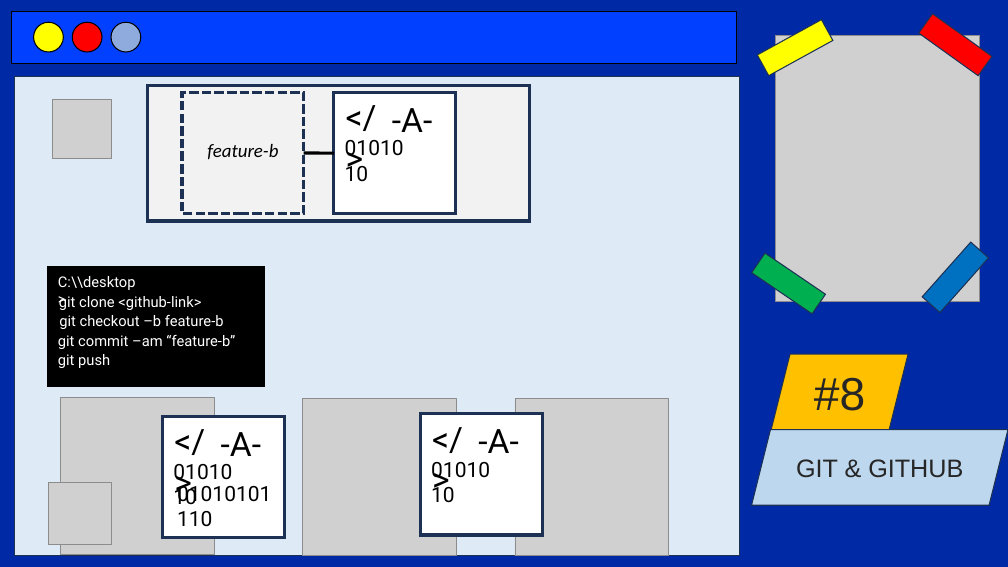
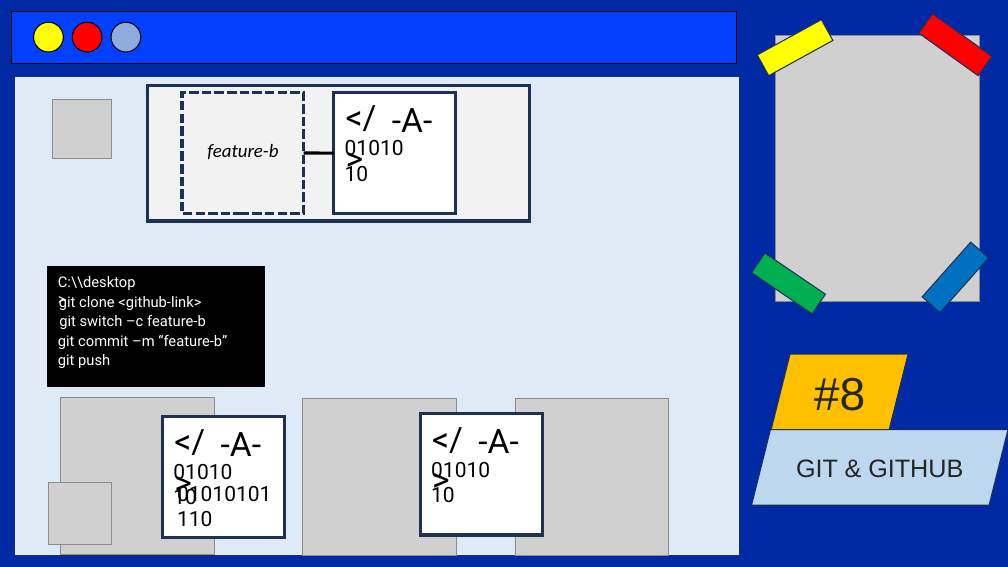
Before and after one commit to codewithjoees/courses-software-developer-complete, a slide deck: slide 13 of 8-git-github/ppt/git-github.pptx (slide 11 before the commit). Drawn at 1008x567 pixels with LibreOffice and Linux fonts; fonts in the diff are those of the drawing; grey boxes stand for pictures. Boxes give left, top, right and bottom in pixels: in the first picture for what was removed or moved away, otherwise in the second. Text is boxed around its words. In the diff, an @@ line names an element or a change of style, - is before the commit and + after.

```diff
--- a/8-git-github/ppt/git-github.pptx
+++ b/8-git-github/ppt/git-github.pptx
@@ text at box(59, 315, 206, 329): text changed @@
-git checkout –b feature-b
+git switch –c feature-b
@@ text at box(58, 335, 227, 349): text changed @@
-git commit –am “feature-b”
+git commit –m “feature-b”
```
Also in this commit, not shown: 7 other slides changed, 1 slide added, 1 slide removed, 6 other files.
